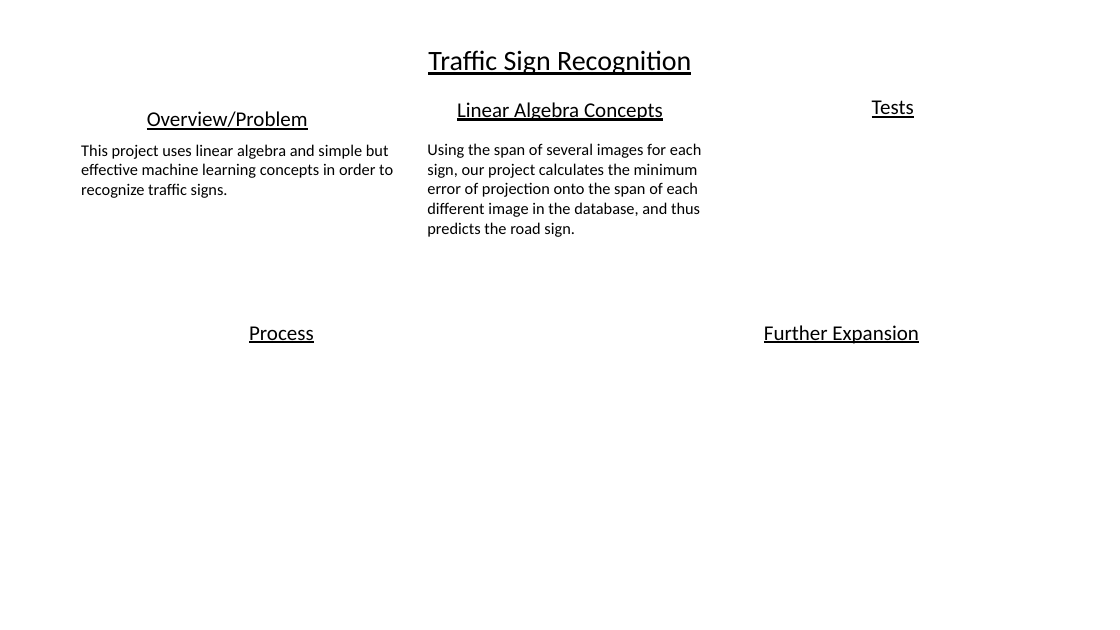
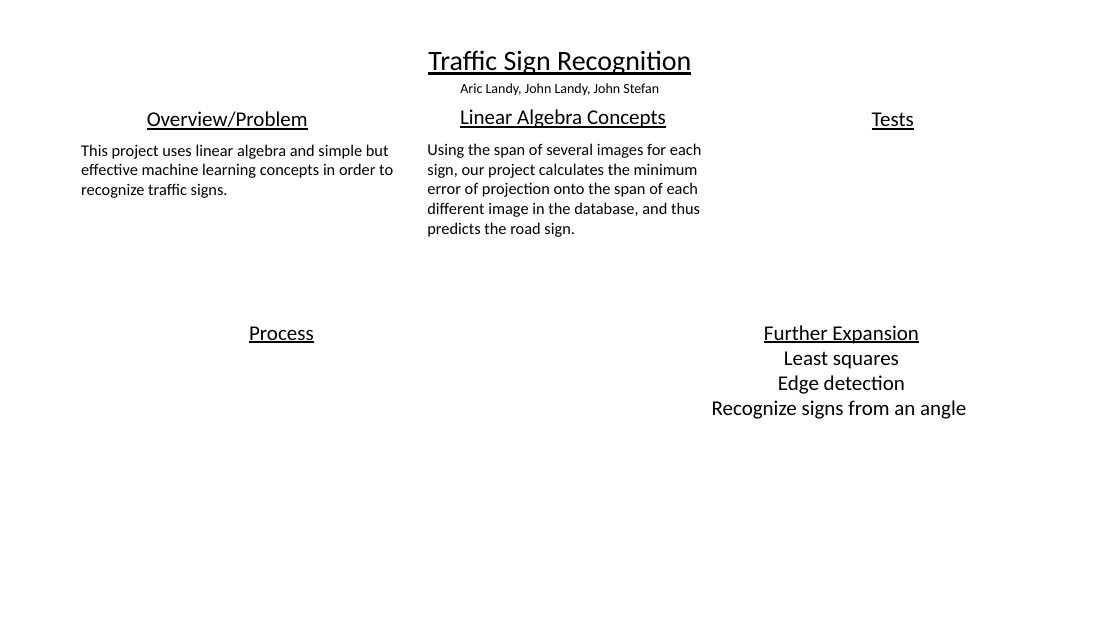
Before and after one commit to Jstefan123/214Final, a slide deck: slide 1 of Poster.pptx. Drawn at 1120x630 pixels with LibreOffice and Linux fonts; fonts in the diff are those of the drawing. Boxes give left, top, right and bottom in pixels: in the first picture for what was removed or moved away, otherwise in the second. Text is boxed around its words. In the diff, an @@ line names an element or a change of style, - is before the commit and + after.

```diff
--- a/Poster.pptx
+++ b/Poster.pptx
@@ text added at box(460, 83, 659, 96), 12 pt, text #000000 @@
+Aric Landy, John Landy, John Stefan
@@ text "Linear Algebra Concepts": place and size @@
-text "Linear Algebra Concepts" at box(457, 102, 663, 121)
+text "Linear Algebra Concepts" at box(460, 109, 666, 128)
@@ text "Tests": place and size @@
-text "Tests" at box(872, 100, 914, 118)
+text "Tests" at box(872, 112, 914, 130)
@@ text at box(712, 351, 966, 419): paragraphs added @@
+Least squares
+Edge detection
+Recognize signs from an angle
```
Also in this commit, not shown: 1 other file.
